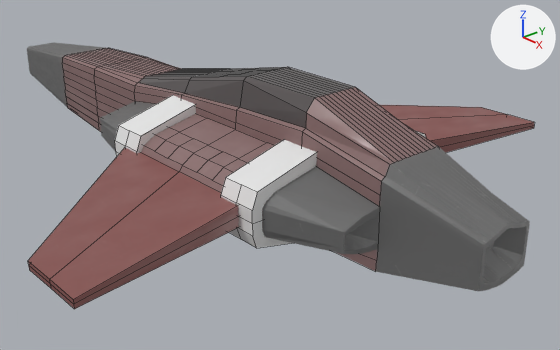
The Blender file BlenderFile/Spaceship/Spaceship.blend, before and after one commit.
Both versions are drawn from a 50 mm lens placed at (16.07, -11.63, 7.04), pointed at (1.38, 1.17, -1.18). Arrows for +X, +Y and +Z are at upper right; the lights stay in place. The older version comes first. Mesh edges are drawn as thin lines on the coarser meshes.

The first picture shows 'Cube', 'Engines', 'Glass', 'Spaceship', 'Wings'.
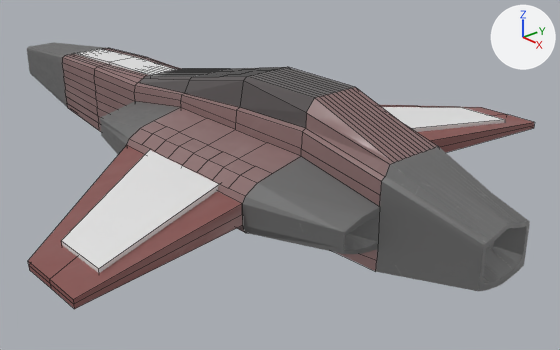
Where the change shows, as pixel boxes (x1, y1, x2, y2) in the pictures (560 x 350 px; the box of a moved part takes in the faces that stretch with it):
```json
{"object": "Scudi elettromagnetici", "change": "added", "after": [61, 107, 505, 273]}
{"object": "Cube", "change": "hidden", "before": [115, 95, 426, 248]}
{"object": "Cube.002", "change": "added", "after": [74, 48, 177, 75]}
{"part": 1, "of": "me_cube", "change": "moved or reshaped", "before": [115, 95, 196, 157], "on screen": "not visible afterwards"}
{"part": 2, "of": "me_cube", "change": "moved or reshaped", "before": [221, 131, 426, 248], "on screen": "not visible afterwards"}
```

Edits to the scene script, one JSON object a line:
```json
{"block": "me_cube", "where": "# used by ob_cube; location = (0.0, 0.0, 0.0); scale = (1.0, 2.02, 1.0)"}
{"op": "remove", "block": "me_cube", "code": "me_cube.from_pydata(...)  # 42 vertices, 30 faces; spans x -0.38..5.05, y 0.44..1.37, z -1.0..1.14"}
{"op": "add", "block": "me_cube", "code": "me_cube.from_pydata(...)  # 164 vertices, 128 faces; spans x -0.38..5.05, y -2.77..2.77, z -1.0..1.14"}
{"block": "me_cube", "change": "me_cube part 1: the loose piece of 21 vertices spanning x -0.38..0.66, y 0.44..1.37, z -1.0..1.14 is scaled about the mesh origin by (1, 2.02, 1)"}
{"block": "me_cube", "change": "me_cube part 2: the loose piece of 21 vertices spanning x 4.0..5.05, y 0.44..1.37, z -1.0..1.14 is scaled about its middle by (1, -2.02, 1), then moved by (-4.39, -2.73, 0.0)"}
{"block": "me_cube", "change": "other edits to the shape of me_cube do not show in these pictures"}
{"op": "add", "block": "me_cube_014", "code": ["me_cube_014 = bpy.data.meshes.new('Cube.014')", "me_cube_014.from_pydata(...)  # 27 vertices, 21 faces; spans x -3.41..10.2, y -0.46..0.46, z -1.08..1.14"]}
{"op": "add", "block": "me_cube_011", "code": ["me_cube_011 = bpy.data.meshes.new('Cube.011')", "me_cube_011.from_pydata([(3.55, 6.18, -0.16), (3.55, 6.18, 0.21), (4.97, 6.18, -0.16), (4.97, 6.18, 0.21), (0.69, 2.23, -0.35), (0.69, 2.23, 0.39), (3.57, 2.23, -0.35), (3.57, 2.23, 0.39), (3.55, -6.18, -0.16), (3.55, -6.18, 0.21), (4.97, -6.18, -0.16), (4.97, -6.18, 0.21), (0.69, -2.23, -0.35), (0.69, -2.23, 0.39), (3.57, -2.23, -0.35), (3.57, -2.23, 0.39)], [], [(4, 5, 1, 0), (0, 1, 3, 2), (3, 1, 5, 7), (0, 2, 6, 4), (2, 3, 7, 6), (5, 4, 6, 7), (12, 8, 9, 13), (8, 10, 11, 9), (11, 15, 13, 9), (8, 12, 14, 10), (10, 14, 15, 11), (13, 15, 14, 12)])"]}
{"op": "set", "path": "ob_cube.scale", "old": "(1.0, 2.02, 1.0)", "new": "(1.0, 1.0, 1.0)"}
{"op": "remove", "block": "ob_cube", "code": "_m = ob_cube.modifiers.new('Mirror', 'MIRROR')"}
{"op": "remove", "block": "ob_cube", "code": "_m.use_axis = (False, True, False)"}
{"op": "add", "block": "ob_cube", "code": "ob_cube.hide_set(True)  # its collection is switched off"}
{"op": "add", "block": "ob_cube_002", "code": ["ob_cube_002 = bpy.data.objects.new('Cube.002', me_cube_014)", "ob_cube_002.location = (-3.43, 0.0, 0.0)"]}
{"op": "add", "block": "ob_scudi_elettromagnetici", "code": ["ob_scudi_elettromagnetici = bpy.data.objects.new('Scudi elettromagnetici', me_cube_011)", "ob_scudi_elettromagnetici.location = (0.0, 0.0, 0.0)"]}
```
